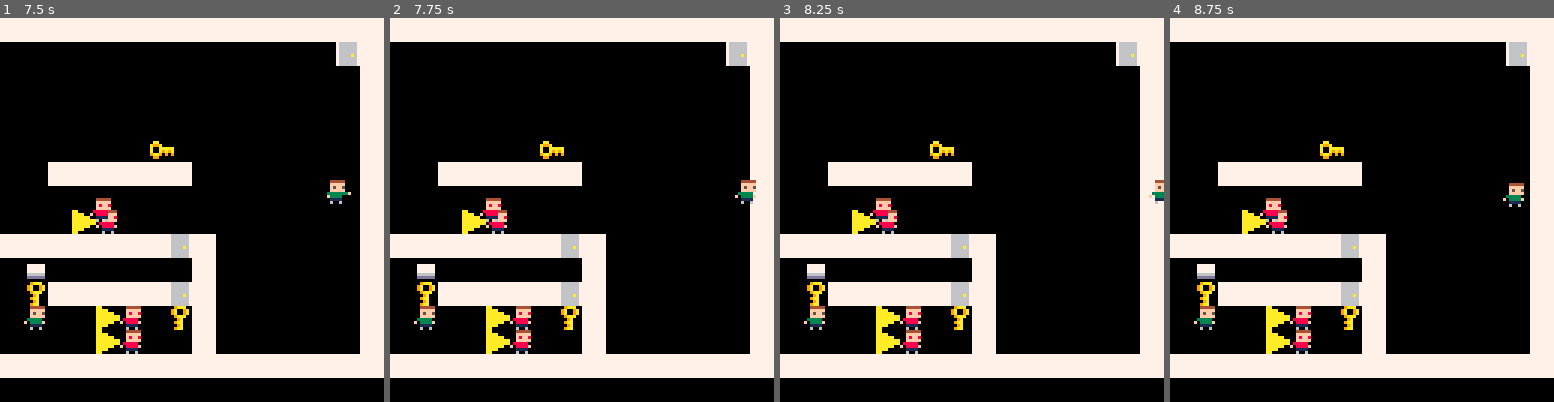
Above: before the commit, frames 1-4 (left to right).
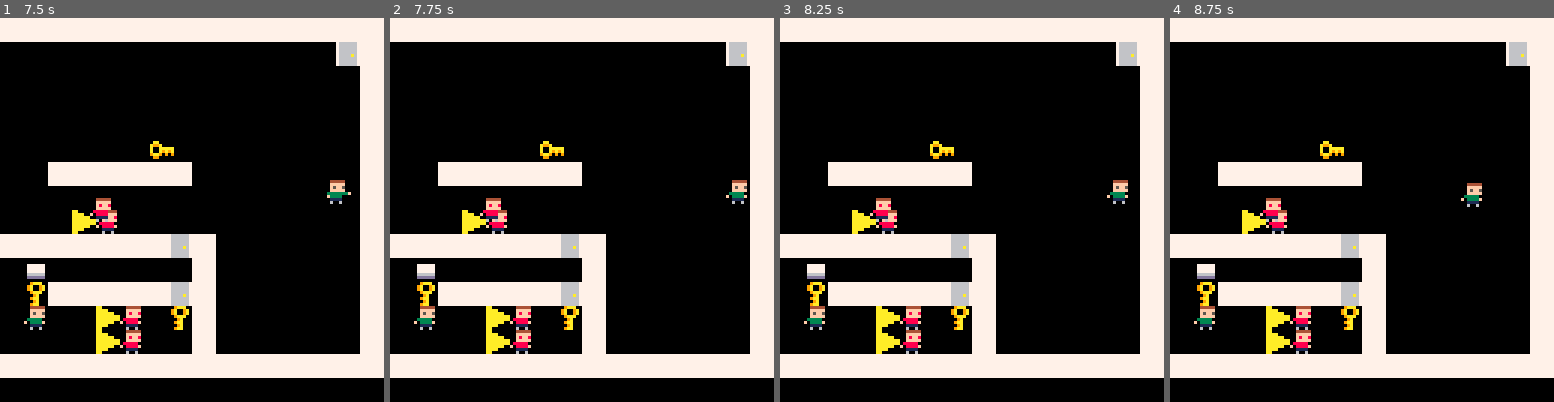
Above: after the commit, the same moments.

Repository: HuskyGameDev/2020f-team7
Game: PICO-8 cartridge shoebox.p8
The game is run twice, just before and just after one commit, with the same random seed, the same clock (stepped at 60 frames per second) and the same inputs.
Inputs:
- Up to frame 1 (7.5 s): tap X (X key) at 0.33, 1.07, 1.85, 2.97, 4.08, 5.2, 6.32, 7.43 s; tap O (Z key) at 0.7, 1.7, 2.1, 2.5, 2.9, 3.3, 3.7, 4.1, 4.5, 4.9, 5.3, 5.7, 6.1, 6.5, 6.9, 7.3 s; hold Right 1.6-2.1 s; hold Up 2.15-2.42 s; hold Right 2.47-3.03 s; hold Left 3.08-3.58 s; hold Down 3.63-3.97 s; hold Right 4.02-4.68 s; hold Up 4.73-5.03 s; hold Left 5.08-5.68 s; hold Down 5.73-6.03 s; hold Right 6.08-6.58 s; hold Right 6.63-7.13 s; hold Up 7.18-7.45 s
- Up to frame 2 (7.75 s): hold Right from 7.5 s (still down); tap O (Z key) at 7.7 s
- Up to frame 3 (8.25 s): release Right at 8.07 s; tap O (Z key) at 8.1 s; hold Left from 8.12 s (still down)
- Up to frame 4 (8.75 s): tap O (Z key) at 8.5 s; tap X (X key) at 8.55 s; release Left at 8.62 s; hold Down from 8.67 s (still down)

Frame 1 is identical in both runs. In frame 2, 0.3% of the frame differs, in the area x 87-96%, y 42-49%; in frame 3, 0.4%; in frame 4, 0.5%, in the area x 75-93%, y 42-50%.

Commit message:
updated collision with solid map tiles. player2 is broken.

Diff:
--- a/shoebox.p8
+++ b/shoebox.p8
@@ -28,8 +28,8 @@
    if ent.movement.up then newy -= ent.movement.spd end
    if ent.movement.down then newy += ent.movement.spd end
    --collision with solid map tiles
-   if not solid(newx, ent.pos.y) then ent.pos.x = newx end
-   if not solid(ent.pos.x, newy) then ent.pos.y = newy end
+   if canmove(ent, newx, ent.pos.y) then ent.pos.x = newx end
+   if canmove(ent, ent.pos.x, newy) then ent.pos.y = newy end
 
    if ent == player1 then
 	if ent.movement.interact then ent.sprite.id = 2
@@ -160,8 +160,17 @@
 
 -->8
 --collision
+--determines if a specific point on the map is solid
 function solid(x, y)
- return fget(mget(x, y), 1)
+ return fget(mget(x/8, y/8), 1)
+end
+--determines if an entity can move onto a point on the map
+function canmove(ent, x, y)
+ if solid(x, y) then return false end
+ if solid(x+ent.pos.w-1, y) then return false end
+ if solid(x, y+ent.pos.h-1) then return false end
+ if solid(x+ent.pos.w-1, y+ent.pos.h-1) then return false end
+ return true
 end
 __gfx__
 00000000004444400044444004444400004444400044444000444440004444400044444000000000004444400044444000000000000000000000000000000000
